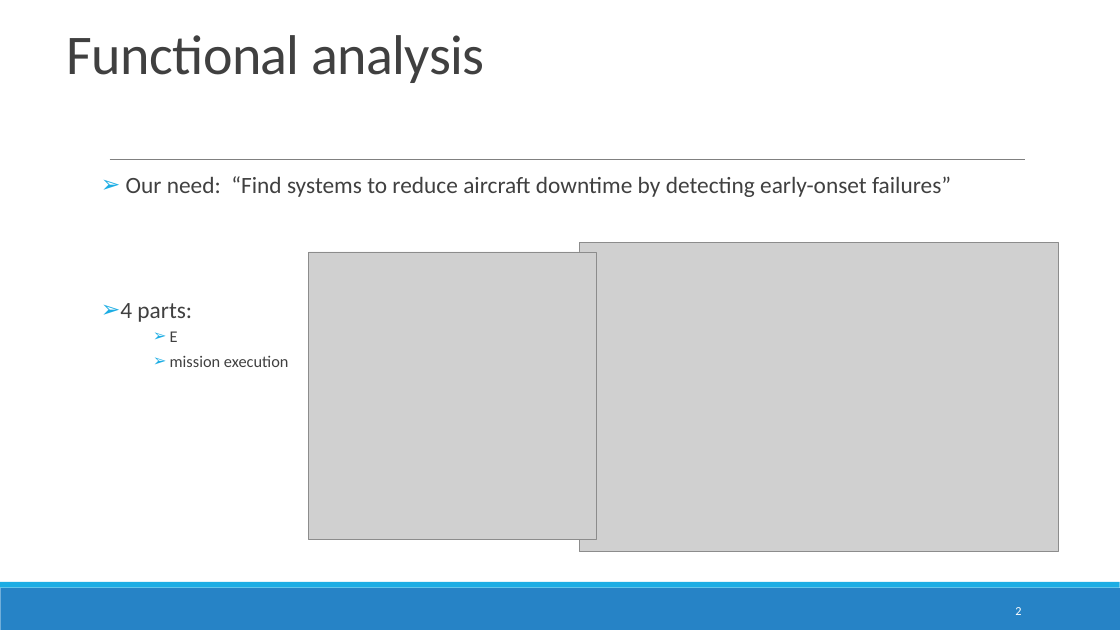
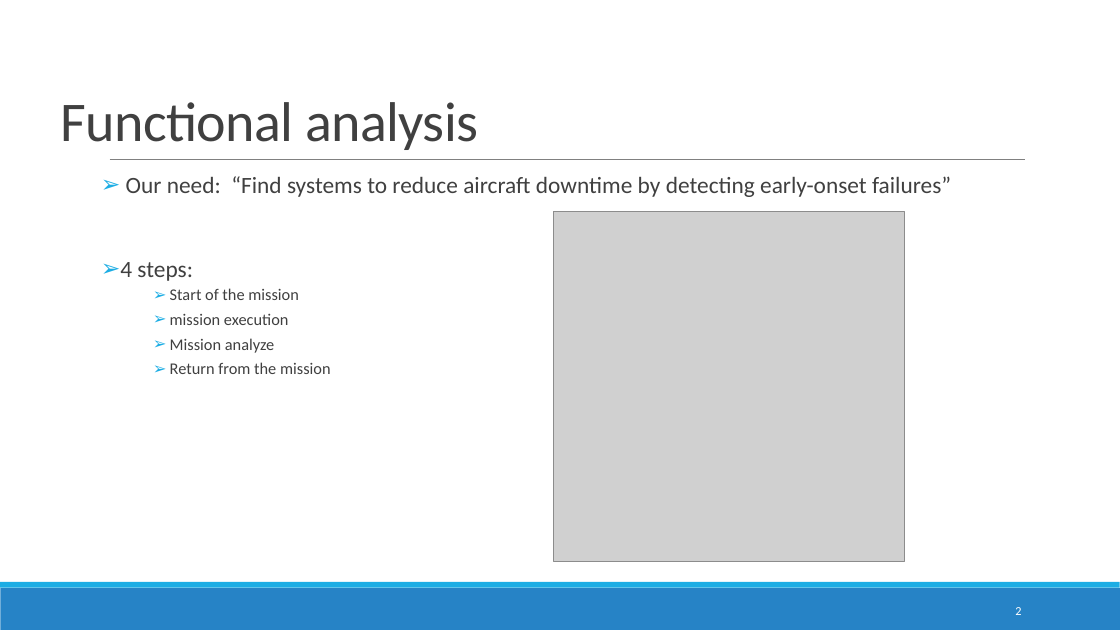
Before and after one commit to Jacquelinehhy/Group-1-, a slide deck: slide 2 of soutenance.pptx. Drawn at 1120x630 pixels with LibreOffice and Linux fonts; fonts in the diff are those of the drawing; grey boxes stand for pictures. Boxes give left, top, right and bottom in pixels: in the first picture for what was removed or moved away, otherwise in the second. Text is boxed around its words. In the diff, an @@ line names an element or a change of style, - is before the commit and + after.

```diff
--- a/soutenance.pptx
+++ b/soutenance.pptx
@@ title "Functional analysis": place and size @@
-title "Functional analysis" at [67,35,484,83]
+title "Functional analysis" at [61,102,478,150]
@@ picture: place and size @@
-picture at [309,252,597,539]
+picture at [554,211,905,561]
@@ text at [120,262,299,300]: text changed; size 20 to 14 pt @@
-➢ 4 parts:
-      ➢ E
+➢ 4 steps:
+      ➢ Start of the mission
@@ picture removed at [579,243,1058,552] @@
@@ text at [170,338,331,374]: paragraphs added @@
+      ➢ Mission analyze
+      ➢ Return from the mission
```
Also in this commit, not shown: 3 other slides changed, 1 slide added.
